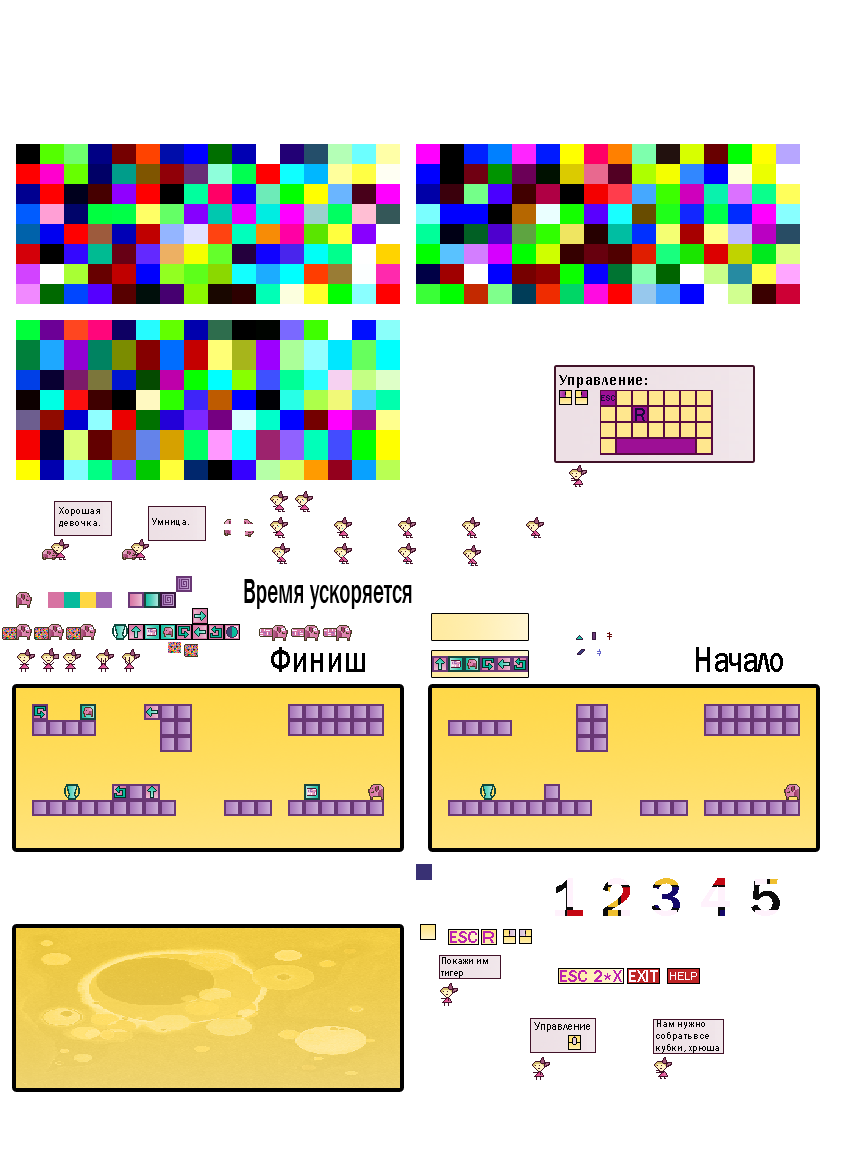
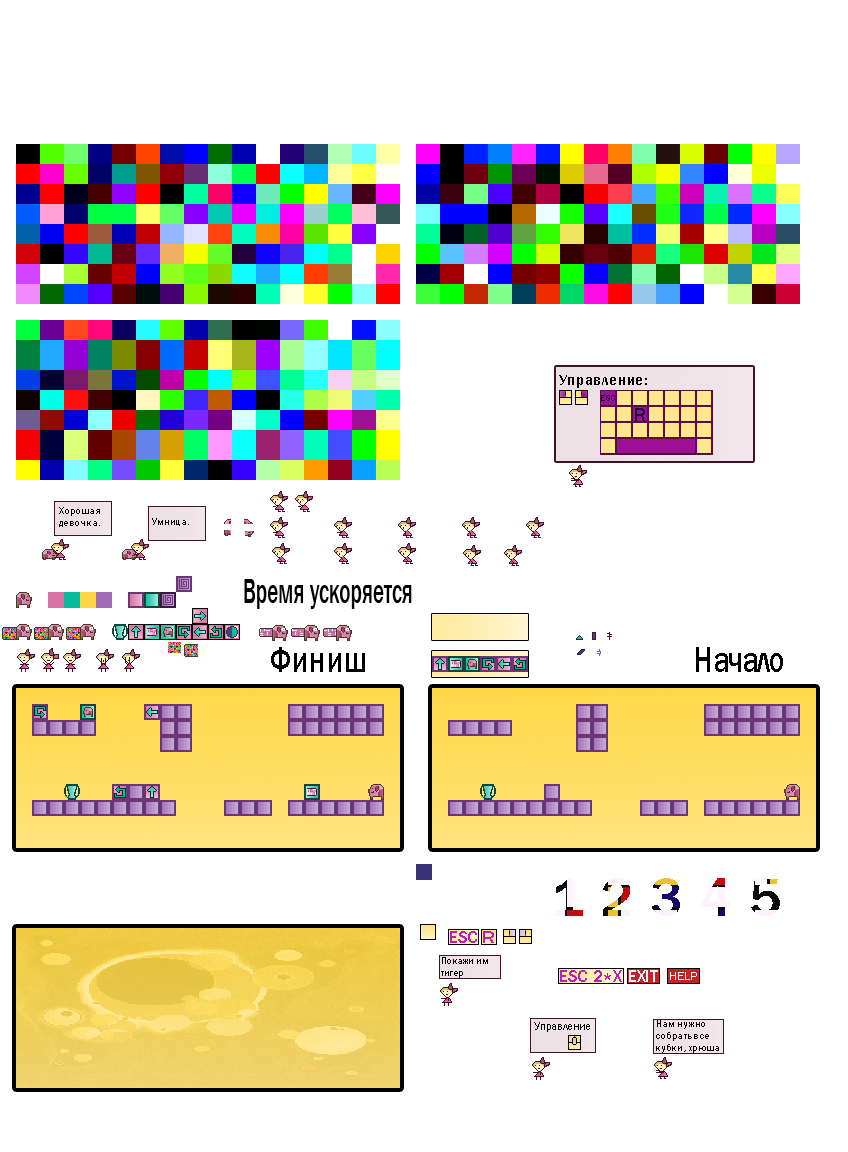
Layers edited between the first and the second w=848, h=1152 image:
added layer "Слой 22 копия 4" above "Слой 22 копия 3" over bbox(504, 545, 522, 566)
